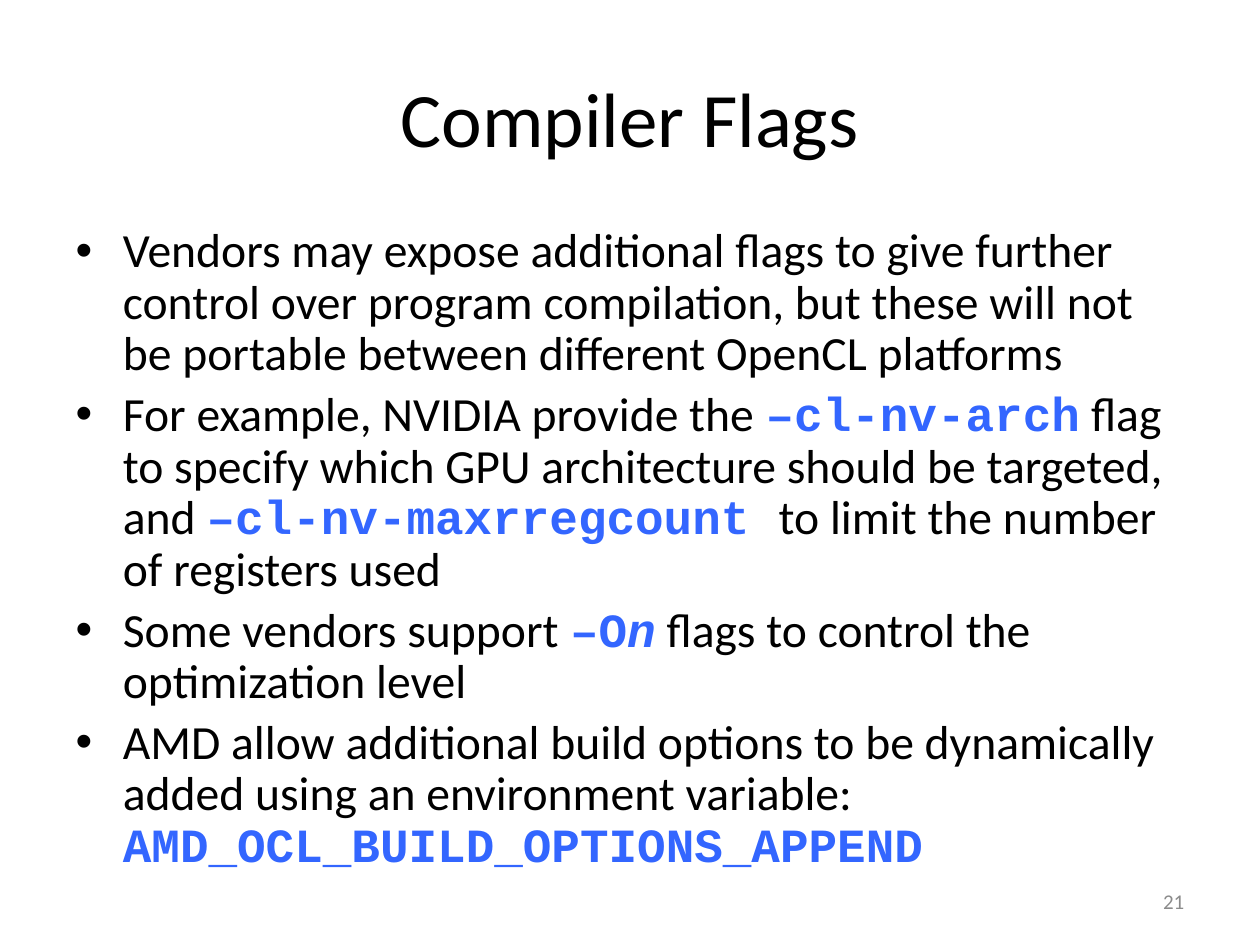
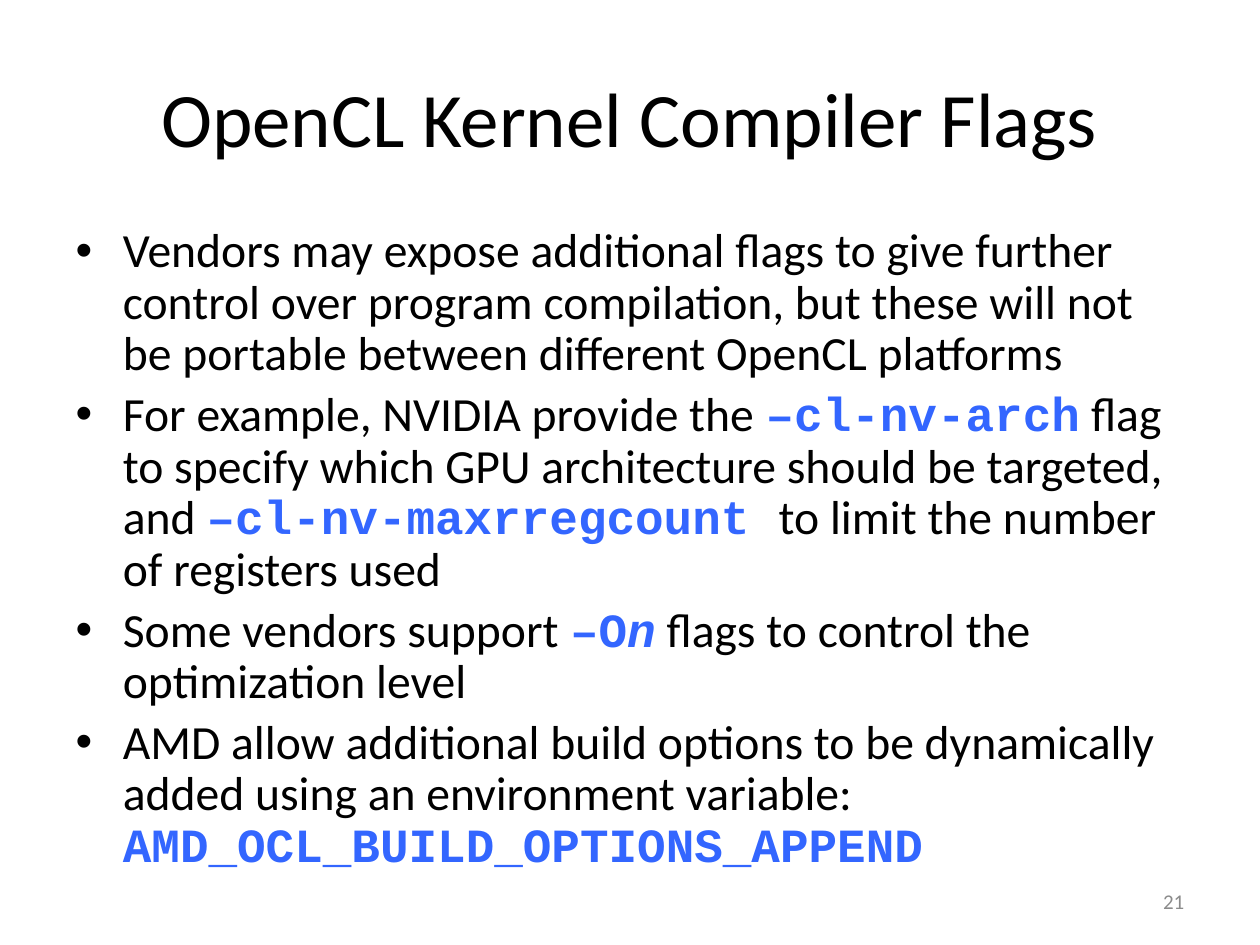
Before and after one commit to UoB-HPC/opencl-training-slides, a slide deck: slide 21 of advanced_part2.pptx. Drawn at 1260x945 pixels with LibreOffice and Linux fonts; fonts in the diff are those of the drawing. Boxes give left, top, right and bottom in pixels: in the first picture for what was removed or moved away, otherwise in the second. Text is boxed around its words. In the diff, an @@ line names an element or a change of style, - is before the commit and + after.

```diff
--- a/advanced_part2.pptx
+++ b/advanced_part2.pptx
@@ title at <box>161,93,1097,161</box>: text changed @@
-Compiler Flags
+OpenCL Kernel Compiler Flags
```
Also in this commit, not shown: 2 other slides changed, 1 slide removed.
